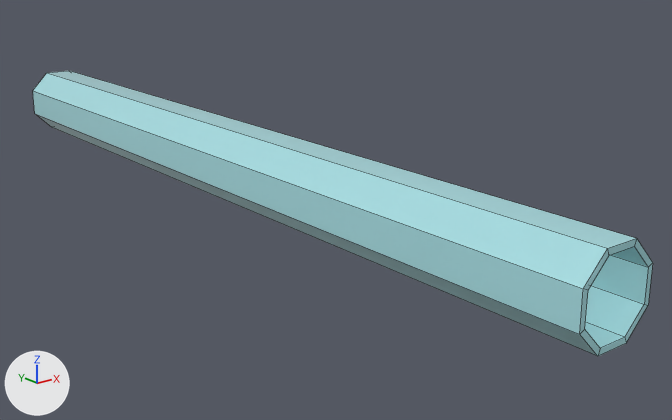
The Blender file Spiral Tunnel V4.blend: old version first, new version second.
One viewpoint serves both versions: a 50 mm lens placed at (-397.0, -621.0, 217.0), pointed at (54.0, -57.0, -8.0). Lighting does not change. The marker at lower left points along +X, +Y and +Z. Mesh edges are drawn as thin lines.

The first picture shows 'Cube-col'.
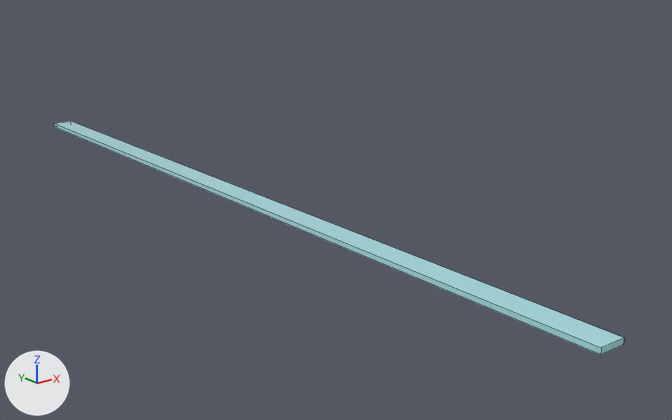
Where the newer file only moved an object's origin or applied its transform, the numbers keep the older frame.

Pixel boxes (x1, y1, x2, y2) of what changed, in the pictures (672 x 420 px):
'Cube-col', reshaped (8% narrower, 18% shorter): before (33, 71, 653, 356); after (54, 121, 624, 355)
part 1 of me_cube_001, added (cyan): after (54, 121, 624, 355)
part 2 of me_cube_001, deleted (cyan): before (33, 71, 653, 356)

The change, as a list of edits to the scene's bpy script:
```text
Change me_cube_001:
    where me_cube_001.from_pydata(...)  # 33 vertices, 32 faces; spans x -30.0..30.0, y -360.0..360.0, z -30.0..30.0
    used by ob_cube_col; location = (0.0, 0.0, 28.0)
    me_cube_001 part 1: a new loose piece, a box spanning x -10.0..10.0, y -360.0..360.0, z -30.0..-26.0, in mat_material (cyan #ace2e7)
    me_cube_001 part 2: the loose piece of 32 vertices spanning x -30.0..30.0, y -360.0..360.0, z -30.0..30.0 is deleted
```
